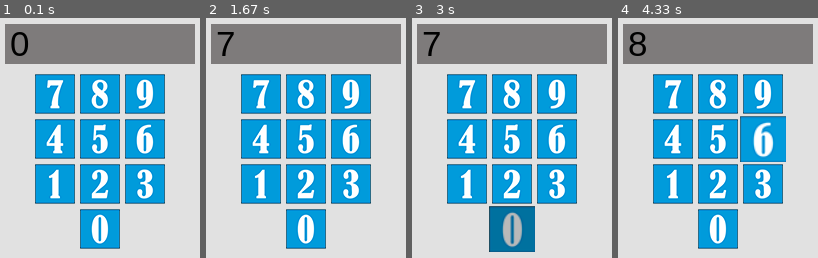
Above: before the commit, frames 1-4 (left to right).
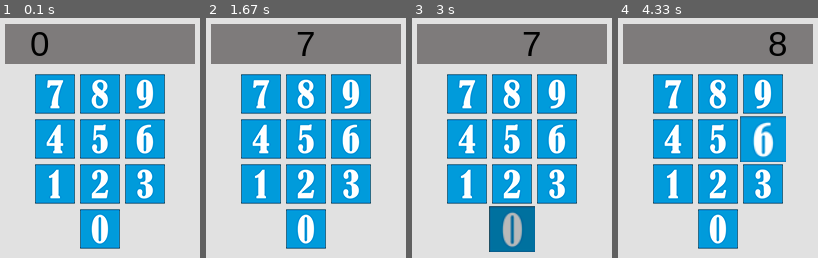
Above: after the commit, the same moments.

Repository: gbsfgames/Calculadorapygame
Game: pygame game, started from Calculadora.py
Same seed, same stepped clock (60 frames per second), same inputs: the game is played once before the commit and once after it.
Inputs (mouse positions are in pixels of both pictures, inside the frame that each line leads up to):
- Up to frame 1 (0.1 s): no input
- Up to frame 2 (1.67 s): click (306, 150) at 0.38 s; click (306, 166) at 0.78 s; click (244, 109) at 1.2 s; move the mouse to (378, 243) at 1.5 s
- Up to frame 3 (3 s): click (584, 243) at 1.7 s; click (464, 94) at 2.27 s; move the mouse to (502, 219) at 2.63 s; click (502, 219) at 2.9 s
- Up to frame 4 (4.33 s): move the mouse to (710, 102) at 3.3 s; click (710, 102) at 3.6 s; move the mouse to (758, 128) at 4.03 s

The runs differ from the first frame. In frame 1, 0.8% of the frame differs, in the area x 5-24%, y 5-16%; in frame 2, 0.5%; in frame 3, 0.5%; in frame 4, 0.9%, in the area x 5-84%, y 5-16%.

Commit message:
Nuevos cambios ciber jalpa de tarde

Diff:
--- a/Calculadora.py
+++ b/Calculadora.py
@@ -51,25 +51,24 @@
             tecla.set_alpha(70)
             tecla.fill((0,0,0))
             pantalla.blit(tecla,posicion)
-            ponernum(qtecla, pantalla, expresion)
+            expresion.append(qtecla)
     return 0
-
-def ponernum(ltecla_nom, pantalla, expresion):
-    '''ltecla = numero de tecla
-       pantalla = pantalla en donde se dibujara
-       expresion = la expresion en la que se guardara la letra escrita.'''
-##    for numeros in expresion:
-##        if numeros < expresion.__len__():
-##            numeros += 1
-    expresion.append(ltecla_nom)
-    print(expresion)
-    return expresion
-
+def numer(expresion):
+    numero = None
+    for num in range(len(expresion)):
+        numero = num
+    return numero
 def imprpant(pantalla,expresion):
-    for e in expresion:
-        e+=0
+    l_ini = 10
+    v_ini = 10
+    espaciado = 0
+    numero = 0
+    for num in range(len(expresion)):
+        numero = num
+        l_ini = l_ini + 20
     letra_arial = pygame.font.SysFont('arial',35)
-    pantalla.blit(letra_arial.render(str(e),True,(0,0,0)), (10,10))
+    pantalla.blit(letra_arial.render(str(expresion[numero]),True,(0,0,0)), (l_ini,v_ini))
+    return 0
 # Funcion principal
 
 def main():
@@ -123,6 +122,7 @@
         pantalla.blit(dos2,(col2,fil3))
         pantalla.blit(tres3,(col3,fil3))
         pantalla.blit(cero,(col2,fil4))
+        '''imprimir en pantalla de calculadora'''
         imprpant(pantalla, expresion)
 
         if evento.type == KEYDOWN:
@@ -206,4 +206,3 @@
 
 if __name__ == '__main__':
     main()
-    ponernum()
